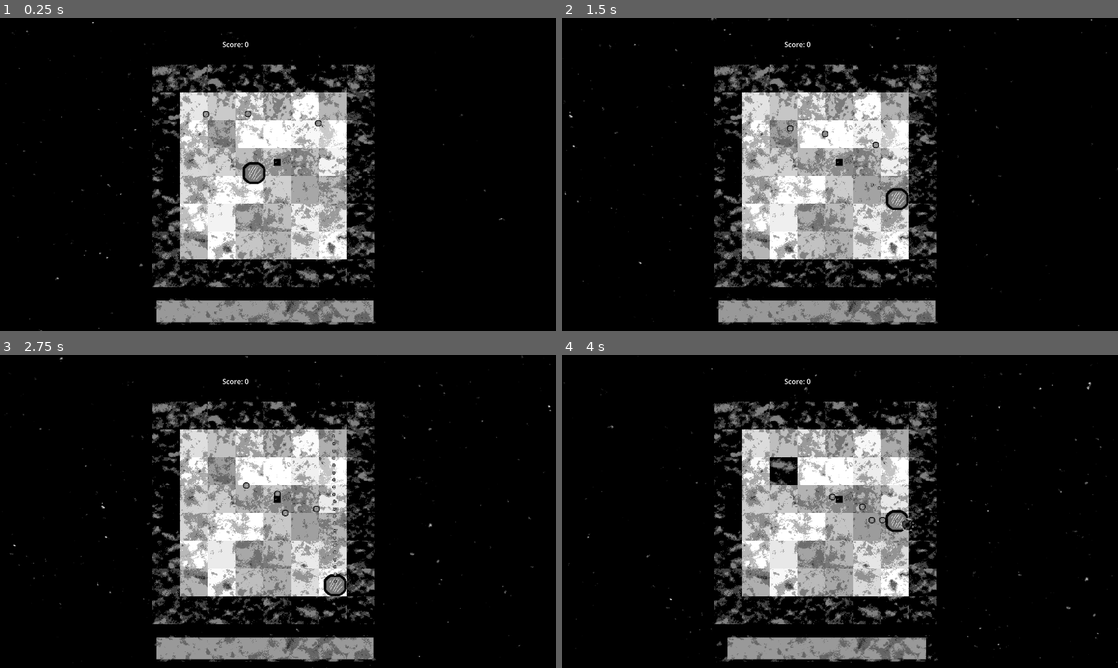
Above: before the commit, frames 1-4 (two rows, left to right).
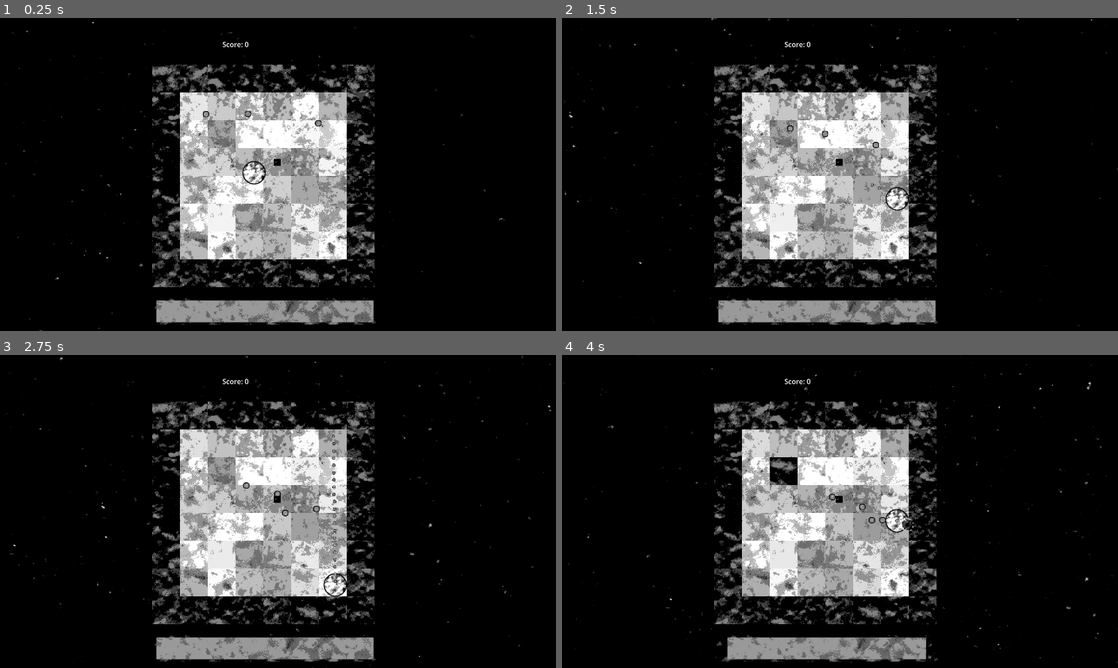
Above: after the commit, the same moments.

Repository: Indivicivet/ludumdare54
Game: Godot game, scene res://ludumdare54.tscn
The game is run twice, just before and just after one commit, with the same random seed, the same clock (stepped at 60 frames per second) and the same inputs.
Inputs (mouse positions are in pixels of both pictures, inside the frame that each line leads up to):
- Up to frame 1 (0.25 s): no input
- Up to frame 2 (1.5 s): move the mouse to (962, 158) at 0.52 s; press the mouse at (962, 158) at 0.53 s; hold Right (right) 0.53-1.28 s; move the mouse to (728, 190) at 1.27 s; release the mouse at (728, 190) at 1.28 s; hold Down (down) from 1.28 s (still down); click (728, 190) at 1.35 s
- Up to frame 3 (2.75 s): move the mouse to (333, 442) at 2.02 s; release Down (down) at 2.03 s; press the mouse at (333, 442) at 2.03 s; hold Right (right) from 2.03 s (still down)
- Up to frame 4 (4 s): move the mouse to (812, 574) at 2.77 s; release Right (right) at 2.78 s; release the mouse at (812, 574) at 2.78 s; hold Up (up) 2.78-3.53 s; click (812, 574) at 2.85 s; move the mouse to (1006, 558) at 3.52 s; press the mouse at (1006, 558) at 3.53 s; hold Left (left) from 3.53 s (still down)

The runs differ from the first frame. In frame 1, 0.2% of the frame differs, in the area x 43-48%, y 45-54%; in frame 2, 0.2%; in frame 3, 0.2%; in frame 4, 0.2%.

Commit message:
update player graphics

Diff:
--- a/play_region.tscn
+++ b/play_region.tscn
@@ -3,7 +3,7 @@
 [ext_resource type="PackedScene" uid="uid://dmbopa58apven" path="res://block_solid.tscn" id="1_kwwif"]
 [ext_resource type="PackedScene" uid="uid://telbw0j0atkg" path="res://floor_or_block.tscn" id="2_n327o"]
 [ext_resource type="Script" path="res://scripts/player.gd" id="3_r6iub"]
-[ext_resource type="Texture2D" uid="uid://dyql1ycffaje6" path="res://graphics/player0001.png" id="4_nkljf"]
+[ext_resource type="Texture2D" uid="uid://ldv1jpbimr3a" path="res://graphics/player_0002__P2000287.png" id="4_rgbkf"]
 [ext_resource type="Script" path="res://scripts/gun1.gd" id="5_stter"]
 [ext_resource type="AudioStream" uid="uid://2tktx7pq43t3" path="res://sfx/lose0001.wav" id="6_ambdy"]
 [ext_resource type="PackedScene" uid="uid://c4i8t3vyd1rqu" path="res://enemy_type_1.tscn" id="6_l52lc"]
@@ -226,7 +226,7 @@
 
 [node name="Sprite2D" type="Sprite2D" parent="player"]
 scale = Vector2(1.03, 1.03)
-texture = ExtResource("4_nkljf")
+texture = ExtResource("4_rgbkf")
 
 [node name="gun1" type="Node2D" parent="player"]
 script = ExtResource("5_stter")
Binary file added: graphics/player_0002__P2000287.png
Not shown, added: graphics/player_0002__P2000287.png.import
